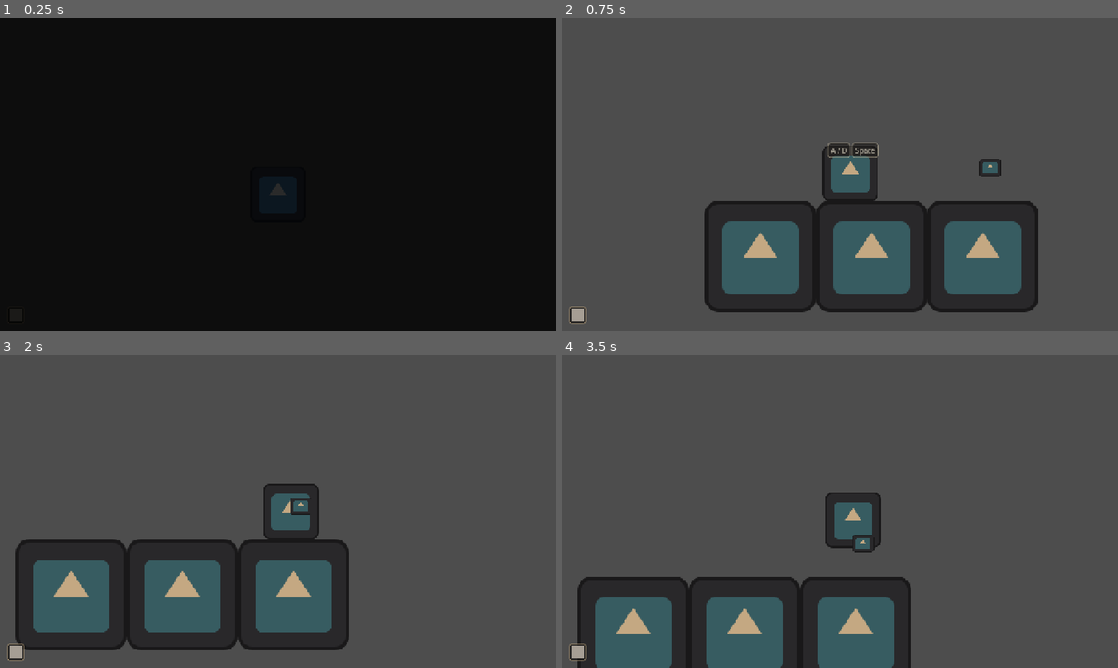
Above: before the commit, frames 1-4 (two rows, left to right).
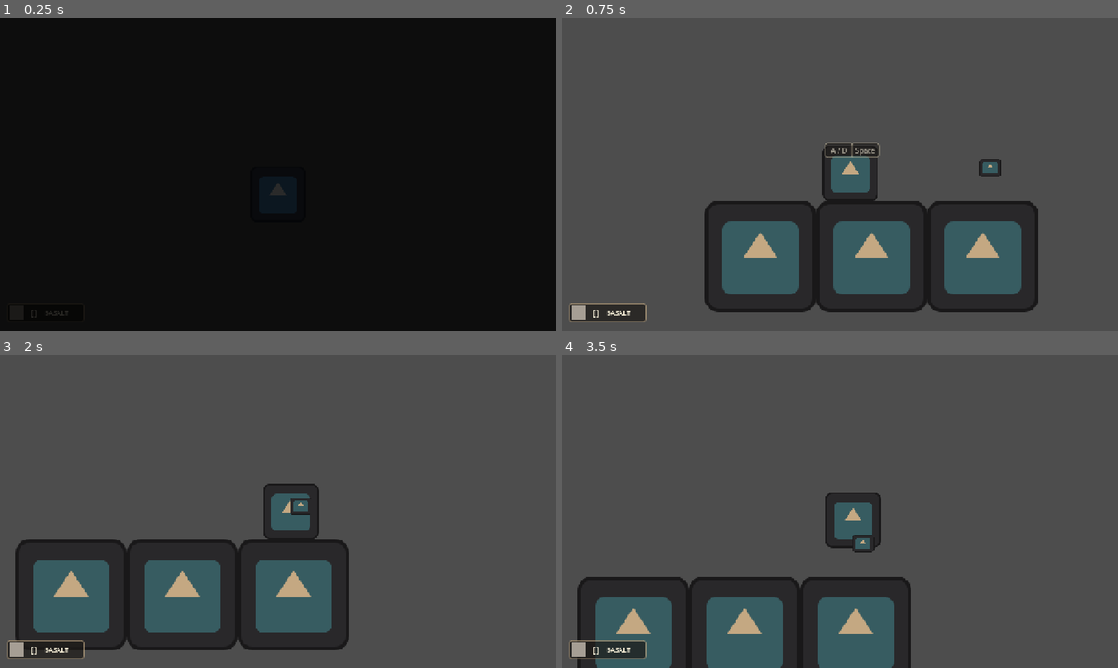
Above: after the commit, the same moments.

Repository: Devansh-Ruia/Salt-Cinder
Game: Godot game, scene res://scenes/main.tscn
Same seed, same stepped clock (60 frames per second), same inputs: the game is played once before the commit and once after it. The engine's default icon, where the game draws it, is replaced by a stand-in: a white triangle on a blue panel in a dark square.
Inputs:
- Up to frame 1 (0.25 s): no input
- Up to frame 2 (0.75 s): hold D (move_right) from 0.53 s (still down); tap Q (absorb_release) at 0.6 s
- Up to frame 3 (2 s): keep holding D (move_right); tap Space (jump) at 0.77, 1.52 s; tap Q (absorb_release) at 1.35 s
- Up to frame 4 (3.5 s): release D (move_right) at 2.03 s; hold A (move_left) 2.03-2.78 s; hold E (interact) 2.03-2.78 s; tap Q (absorb_release) at 2.3, 2.85 s; hold D (move_right) from 2.78 s (still down); tap Space (jump) at 3.02 s

The runs differ from the first frame. In frame 1, less than 0.1% of the frame differs, in the area x 5-13%, y 93-96%; in frame 2, 0.8%, in the area x 1-58%, y 39-98%; in frame 3, 0.5%; in frame 4, 0.7%.

Commit message:
feat(ui): enhance form indicator and add coral teaching cues in Foundry

Diff:
--- a/scenes/ui/form_indicator.tscn
+++ b/scenes/ui/form_indicator.tscn
@@ -1,7 +1,7 @@
 [gd_scene load_steps=3 format=3]
 
-;; FormIndicator — persistent glyphs-only form readout (bottom-left). Colour
-;; swatch is a placeholder; assign per-form art to the Icon slot. # TODO: art gate
+;; FormIndicator — persistent placeholder form readout (bottom-left). The
+;; symbol + short label are temporary legibility aids; final art can replace Icon.
 
 [ext_resource type="Script" path="res://scripts/ui/form_indicator.gd" id="1"]
 
@@ -26,8 +26,8 @@
 anchor_top = 1.0
 anchor_bottom = 1.0
 offset_left = 16.0
-offset_top = -56.0
-offset_right = 72.0
+offset_top = -64.0
+offset_right = 204.0
 offset_bottom = -16.0
 grow_vertical = 0
 script = ExtResource("1")
@@ -38,10 +38,11 @@
 
 [node name="HBox" type="HBoxContainer" parent="Panel"]
 layout_mode = 2
+theme_override_constants/separation = 6
 
 [node name="Swatch" type="ColorRect" parent="Panel/HBox"]
 layout_mode = 2
-custom_minimum_size = Vector2(28, 28)
+custom_minimum_size = Vector2(32, 32)
 color = Color(0.65, 0.62, 0.58, 1.0)
 
 [node name="Icon" type="TextureRect" parent="Panel/HBox"]
@@ -50,3 +51,20 @@
 custom_minimum_size = Vector2(28, 28)
 expand_mode = 1
 stretch_mode = 5
+
+[node name="SymbolLabel" type="Label" parent="Panel/HBox"]
+layout_mode = 2
+custom_minimum_size = Vector2(36, 32)
+theme_override_colors/font_color = Color(0.96, 0.93, 0.84, 1.0)
+theme_override_font_sizes/font_size = 20
+text = "[]"
+horizontal_alignment = 1
+vertical_alignment = 1
+
+[node name="FormLabel" type="Label" parent="Panel/HBox"]
+layout_mode = 2
+custom_minimum_size = Vector2(86, 32)
+theme_override_colors/font_color = Color(0.96, 0.93, 0.84, 1.0)
+theme_override_font_sizes/font_size = 15
+text = "BASALT"
+vertical_alignment = 1
--- a/scenes/world/chapter_01/room_foundry.tscn
+++ b/scenes/world/chapter_01/room_foundry.tscn
@@ -92,7 +92,7 @@
 color = Color(0.35, 0.3, 0.25, 1.0)
 
 ;; Wall surface at x=1000 for climbing (Section 2)
-[node name="ClimbWallBody" type="StaticBody2D" parent="Terrain"]
+[node name="ClimbWallBody" type="StaticBody2D" parent="Terrain" groups=["climb_wall_hint"]]
 position = Vector2(1000, 600)
 collision_layer = 1
 
@@ -106,12 +106,33 @@
 offset_bottom = 200
 color = Color(0.45, 0.4, 0.35, 1.0)
 
+[node name="CoralGripCueA" type="ColorRect" parent="Terrain/ClimbWallBody"]
+offset_left = -14.0
+offset_top = -180.0
+offset_right = 14.0
+offset_bottom = -156.0
+color = Color(0.8, 0.5, 0.6, 0.85)
+
+[node name="CoralGripCueB" type="ColorRect" parent="Terrain/ClimbWallBody"]
+offset_left = -14.0
+offset_top = -90.0
+offset_right = 14.0
+offset_bottom = -66.0
+color = Color(0.8, 0.5, 0.6, 0.85)
+
+[node name="CoralGripCueC" type="ColorRect" parent="Terrain/ClimbWallBody"]
+offset_left = -14.0
+offset_top = 0.0
+offset_right = 14.0
+offset_bottom = 24.0
+color = Color(0.8, 0.5, 0.6, 0.85)
+
 [node name="ClimbWallLabel" type="Label" parent="Terrain/ClimbWallBody"]
 offset_left = -40
 offset_top = -220
 offset_right = 50
 offset_bottom = -200
-text = "CLIMB WALL"
+text = "= ^"
 horizontal_alignment = 1
 
 ;; Upper platform (Section 3 — light puzzle area)
@@ -270,6 +291,16 @@
 text = "CORAL"
 horizontal_alignment = 1
 
+[node name="CoralClimbCue" type="Label" parent="PuzzleElements/CoralObject"]
+offset_left = -42.0
+offset_top = -62.0
+offset_right = 42.0
+offset_bottom = -40.0
+theme_override_colors/font_color = Color(0.96, 0.78, 0.88, 1.0)
+theme_override_font_sizes/font_size = 16
+text = "Y -> ="
+horizontal_alignment = 1
+
 ;; ── SECTION 3 — AbsorbableObject (sea_glass) on upper platform ──
 [node name="SeaGlassObject" type="Area2D" parent="PuzzleElements"]
 position = Vector2(1300, 400)
--- a/scripts/ui/form_indicator.gd
+++ b/scripts/ui/form_indicator.gd
@@ -1,15 +1,23 @@
-## FormIndicator — Persistent, glyphs-only HUD readout of Embe's current form.
-## Bottom-left corner. Shows a colour swatch (placeholder) + a swappable icon
-## slot for the active MaterialProfile. NO TEXT — the swatch/icon is the whole
-## language. Updates on form_changed / form_released; stays visible at all times
-## (including default basalt) so the player can always read "what form am I".
+## FormIndicator — Persistent placeholder HUD readout of Embe's current form.
+## Bottom-left corner. Shows a colour swatch plus a readable symbol/short label
+## until final form icons exist. Updates on form_changed and stays visible at all
+## times (including default basalt) so the player can always read the active form.
 ##
-## ART GATE: the colour swatch is a placeholder. Assign per-form textures to the
-## `icon` slot to replace it. # TODO: art gate
+## ART GATE: assign per-form textures to `icon` later, then hide the text labels.
 extends Control
 
 @onready var icon: TextureRect = $Panel/HBox/Icon     # TODO: assign per-form form icons (art gate)
 @onready var swatch: ColorRect = $Panel/HBox/Swatch
+@onready var symbol_label: Label = $Panel/HBox/SymbolLabel
+@onready var form_label: Label = $Panel/HBox/FormLabel
+
+const FORM_READOUTS: Dictionary = {
+	"basalt": {"symbol": "[]", "label": "BASALT"},
+	"driftwood": {"symbol": "///", "label": "WOOD"},
+	"coral": {"symbol": "Y", "label": "CORAL"},
+	"seaglass": {"symbol": "<>", "label": "GLASS"},
+	"sea_glass": {"symbol": "<>", "label": "GLASS"},
+}
 
 
 func _ready() -> void:
@@ -43,6 +51,14 @@
 	if profile == null:
 		return
 	swatch.color = profile.ambient_color_modulate
+	var key: String = _profile_key(profile)
+	var readout: Dictionary = FORM_READOUTS[key] if FORM_READOUTS.has(key) else {"symbol": "?", "label": profile.material_name.to_upper()}
+	symbol_label.text = readout.get("symbol", "?")
+	form_label.text = readout.get("label", profile.material_name.to_upper())
 	# TODO (art gate): when a per-form icon texture exists, assign it to `icon`
-	# and hide the swatch — e.g. icon.texture = profile.form_icon; swatch.hide().
+	# and hide symbol_label/form_label.
 	visible = true
+
+
+func _profile_key(profile: MaterialProfile) -> String:
+	return profile.material_name.to_lower().replace(" ", "_")
--- a/scripts/ui/prompt_glyph.gd
+++ b/scripts/ui/prompt_glyph.gd
@@ -71,6 +71,8 @@
 	_icon.visible = has_icon
 	_key_label.visible = not has_icon
 	_key_label.text = key_label
+	var label_width: float = maxf(18.0, float(key_label.length()) * 10.0)
+	_key_label.custom_minimum_size = Vector2(label_width, 22.0)
 
 
 ## Reconfigure at runtime (key char, optional icon, optional retirement flag).
--- a/scripts/ui/teaching_director.gd
+++ b/scripts/ui/teaching_director.gd
@@ -14,6 +14,7 @@
 ##   3. Affordance — climb / float / reflect glyphs GATED ON THE ACTIVE
 ##                   MaterialProfile flags (can_wall_climb / can_float / light_reflective)
 ##                   plus proximity. Data-driven: a new form with a flag auto-participates.
+##   3b. Route      — Coral source + nearby wall cue for the first climb lesson.
 ##   4. Objective  — reflector-target glyph; FoundryGate already reads locked/unlocked
 ##                   by visual state (it vanishes on unlock), not text.
 ##   5. Lore       — [E] glyph over a LorePickup in range → existing LoreNotification.
@@ -26,6 +27,8 @@
 const PROMPT_GLYPH_SCENE: PackedScene = preload("res://scenes/ui/prompt_glyph.tscn")
 const FORM_INDICATOR_SCENE: PackedScene = preload("res://scenes/ui/form_indicator.tscn")
 const LORE_NOTIFICATION_SCENE: PackedScene = preload("res://scenes/ui/lore_notification.tscn")
+const CORAL_ABSORB_FLAG: String = "taught_coral_absorb"
+const CORAL_CLIMB_FLAG: String = "taught_coral_climb"
 
 ## Rooms considered the "opening" where the move/jump glyphs may appear. Keeping
 ## these scoped to the opening stops them reappearing later in the game.
@@ -45,6 +48,8 @@
 var _reflect_glyph: PromptGlyph = null
 var _objective_glyph: PromptGlyph = null
 var _lore_glyph: PromptGlyph = null
+var _coral_absorb_glyph: PromptGlyph = null
+var _coral_wall_glyph: PromptGlyph = null
 
 # Tracked runtime state.
 var _embe: Node = null
@@ -55,6 +60,7 @@
 var _on_wall: bool = false
 var _in_water: bool = false
 var _reflect_available: bool = false
+var _climb_wall_target: Node2D = null
 
 
 func _ready() -> void:
@@ -96,6 +102,8 @@
 	_climb_glyph = _make_glyph("=", "", Vector2(0, -60))
 	_float_glyph = _make_glyph("~", "", Vector2(0, -60))
 	_reflect_glyph = _make_glyph("*", "", Vector2(0, -60))
+	_coral_absorb_glyph = _make_glyph("%s -> =" % _action_symbol("absorb_release"), CORAL_ABSORB_FLAG, Vector2(0, -86))
+	_coral_wall_glyph = _make_glyph("= ^", CORAL_CLIMB_FLAG, Vector2(0, -92))
 	# Objective + lore glyphs.
 	_objective_glyph = _make_glyph("o", "", Vector2(0, -48))
 	_lore_glyph = _make_glyph(_action_symbol("interact"), "", Vector2(0, -48))
@@ -185,6 +193,9 @@
 	_absorb_glyph.hide_glyph()
 	_lore_glyph.hide_glyph()
 	_objective_glyph.hide_glyph()
+	_coral_absorb_glyph.hide_glyph()
+	_coral_wall_glyph.hide_glyph()
+	_climb_wall_target = get_tree().get_first_node_in_group("climb_wall_hint") as Node2D
 
 	_bind_embe()  # Embe persists; connections are guarded against duplicates.
 	_connect_room_signals()
@@ -227,6 +238,7 @@
 	_set_glyph(_climb_glyph, _embe, p.can_wall_climb and _on_wall)
 	_set_glyph(_float_glyph, _embe, p.can_float and _in_water)
 	_set_glyph(_reflect_glyph, _embe, p.light_reflective and _reflect_available)
+	_refresh_coral_teaching(p)
 
 	# Objective glyph: mark the reflector target while a reflective form is held.
 	var targets: Array = get_tree().get_nodes_in_group("reflector_target")
@@ -237,6 +249,39 @@
 		_objective_glyph.hide_glyph()
 
 
+func _refresh_coral_teaching(profile: MaterialProfile = null) -> void:
+	if _coral_absorb_glyph == null or _coral_wall_glyph == null:
+		return
+	var active_profile: MaterialProfile = profile
+	if active_profile == null and _absorption != null:
+		active_profile = _absorption.get_active_profile()
+
+	var near_coral_source: bool = _is_wall_climb_absorbable(_nearby_absorbable)
+	if near_coral_source and not GameState.has_flag(CORAL_ABSORB_FLAG):
+		var key_label: String = "%s -> =" % _action_symbol("absorb_release")
+		if _absorption != null and _absorption.is_transformed():
+			key_label = "%s %s -> =" % [_action_symbol("absorb_release"), _action_symbol("absorb_release")]
+		_coral_absorb_glyph.configure(key_label, null, CORAL_ABSORB_FLAG)
+		_set_glyph(_coral_absorb_glyph, _nearby_absorbable, true)
+	else:
+		_coral_absorb_glyph.hide_glyph()
+
+	var should_point_to_wall: bool = (
+		active_profile != null
+		and active_profile.can_wall_climb
+		and _climb_wall_target != null
+		and not GameState.has_flag(CORAL_CLIMB_FLAG)
+	)
+	_set_glyph(_coral_wall_glyph, _climb_wall_target, should_point_to_wall)
+
+
+func _is_wall_climb_absorbable(obj: Node) -> bool:
+	if obj == null:
+		return false
+	var profile: MaterialProfile = obj.get("material_profile") as MaterialProfile
+	return profile != null and profile.can_wall_climb
+
+
 func _set_glyph(g: PromptGlyph, target: Node, want: bool) -> void:
 	if g == null:
 		return
@@ -253,6 +298,8 @@
 	if _absorption != null and _absorption.is_transformed():
 		if not GameState.has_flag("taught_absorb"):
 			GameState.set_flag("taught_absorb")
+		if _profile != null and _profile.can_wall_climb and not GameState.has_flag(CORAL_ABSORB_FLAG):
+			GameState.set_flag(CORAL_ABSORB_FLAG)
 		_absorb_glyph.hide_glyph()  # absorbing while in range consumes the prompt
 	_refresh_controls()
 	_refresh_affordances()
@@ -267,6 +314,7 @@
 
 func _on_absorbable_in_range(obj: Node) -> void:
 	_nearby_absorbable = obj as Node2D
+	_refresh_coral_teaching()
 	# [Q] absorb only matters when NOT transformed; when transformed Q releases
 	# (handled by the release glyph), so don't double up.
 	if _absorption != null and _absorption.is_transformed():
@@ -277,10 +325,15 @@
 func _on_absorbable_out_of_range() -> void:
 	_nearby_absorbable = null
 	_absorb_glyph.hide_glyph()
+	_coral_absorb_glyph.hide_glyph()
 
 
 func _on_wall_contact_changed(touching: bool) -> void:
 	_on_wall = touching
+	if touching and _absorption != null:
+		var profile: MaterialProfile = _absorption.get_active_profile()
+		if profile != null and profile.can_wall_climb and not GameState.has_flag(CORAL_CLIMB_FLAG):
+			GameState.set_flag(CORAL_CLIMB_FLAG)
 	_refresh_affordances()
 
 
